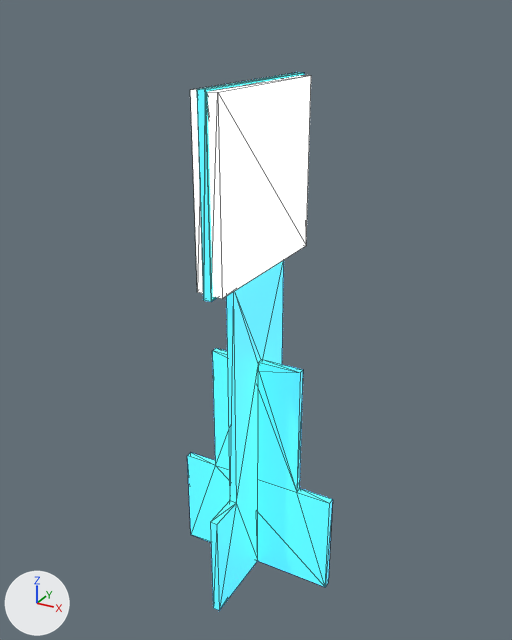
Renders of the COLLADA model models/pista_s/creepers/creeper_12/materials/textures/creeper.dae from each side of a commit.
Both versions are drawn from a 50 mm camera at (0.1102, -0.2008, 0.2542) aimed at (-0.0013, 0.0019, 0.1529). Lighting does not change. The marker at lower left points along +X, +Y and +Z. Mesh edges are drawn as thin lines. Where no turn or scale is listed for an object, it has been applied to the vertices. Vertices at the same position are counted once.

In view in the first picture: 'Creeper_-_Montagem_v3', 'MarkerData', 'MarkerData_001'.
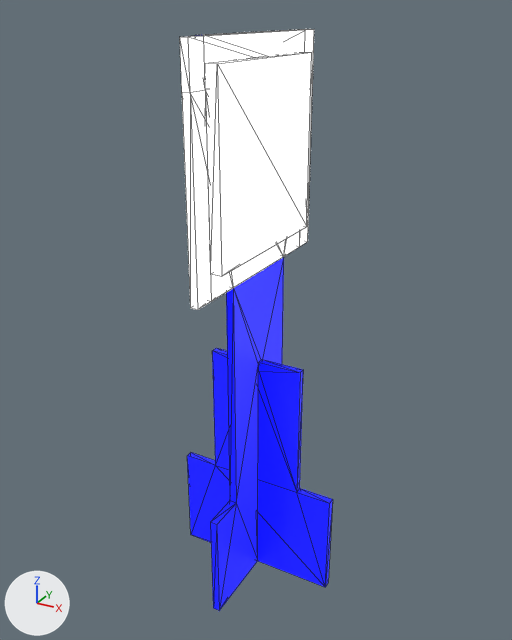
Patch to the scene script:
```diff
--- a/models/pista_s/creepers/creeper_12/materials/textures/creeper.dae.py
+++ b/models/pista_s/creepers/creeper_12/materials/textures/creeper.dae.py
@@ mat_steel___satin_001_001 @@
 mat_steel___satin_001_001 = principled_material('Steel_-_Satin_001_001')
-mat_steel___satin_001_001.base_color = (0.0652, 0.57, 1.0)  # blue #48c7ff
+mat_steel___satin_001_001.base_color = (0.00382, 0.0058, 1.0)  # blue #0c11ff
 mat_steel___satin_001_001.roughness = 0.44
-mat_steel___satin_001_001.emission_color = (0.0652, 0.57, 1.0)  # blue #48c7ff
+mat_steel___satin_001_001.emission_color = (0.00382, 0.0058, 1.0)  # blue #0c11ff
 mat_steel___satin_001_001.emission_strength = 1.0
@@ mat_material_001 @@
+mat_material_001 = principled_material('Material_001')
+mat_material_001.base_color = (1.0, 1.0, 1.0)  # white #ffffff
+mat_material_001.roughness = 0.44
+mat_material_001.emission_strength = 1.0
@@ me_creeper___montagem_v3_000 @@
 # used by ob_creeper___montagem_v3; location = (0.0, 0.0, 0.1209)
-me_creeper___montagem_v3_000.from_pydata(...)  # 64 vertices, 122 faces; spans x -0.031..0.031, y -0.031..0.031, z -0.074..0.113
+me_creeper___montagem_v3_000.from_pydata(...)  # 73 vertices, 140 faces; spans x -0.031..0.031, y -0.039..0.038, z -0.074..0.127
+# me_creeper___montagem_v3_000 part 1
+# 1 vertex is removed from x 0.001, y 0.031, z 0.113
+# 7 faces are deleted
+# 4 vertices in x -0.001..0.001, y -0.031, z 0.051..0.113 move by (0.0, -0.008, 0.0)
+# 3 vertices in x -0.001..0.001, y 0.031, z 0.051..0.113 move by (0.0, 0.007, 0.0)
+# 2 vertices are added at (0.001, 0.038, 0.113), (0.001, 0.038, 0.127)
+# 8 new vertices lie (0.0, 0.0, 0.014) away from vertices in x -0.001..0.001, y -0.031..0.031, z 0.051..0.113
+# 6 new faces join them, mat_steel___satin_001_001 (blue #0c11ff)
+# 19 new faces join them, mat_material_001 (white #ffffff)
+# me_creeper___montagem_v3_000 part 2: 24 faces spanning x -0.001..0.001, y -0.039..0.038, z 0.051..0.113 switch from mat_steel___satin_001_001 (blue #48c7ff) to mat_material_001 (white #ffffff)
@@ ob_markerdata_001 @@
 ob_markerdata_001 = bpy.data.objects.new('MarkerData_001', me_markerdata_003)
-ob_markerdata_001.location = (0.0008, -0.0002, 0.2035)
+ob_markerdata_001.location = (0.0008, -0.0002, 0.2108)
```

What differs and where, as boxes [x1, y1, x2, y2] in the pictures (512 x 640 px):
'Creeper_-_Montagem_v3', recoloured, reshaped (8% taller): before [187, 72, 333, 611]; after [180, 29, 333, 611]
'MarkerData_001', moved: before [208, 75, 311, 299]; after [207, 52, 312, 276]
part 1 of me_creeper___montagem_v3_000, built on: before [199, 72, 305, 94]; after [180, 29, 314, 254]
part 2 of me_creeper___montagem_v3_000, recoloured: before [197, 73, 304, 302]; after [182, 90, 300, 310]
